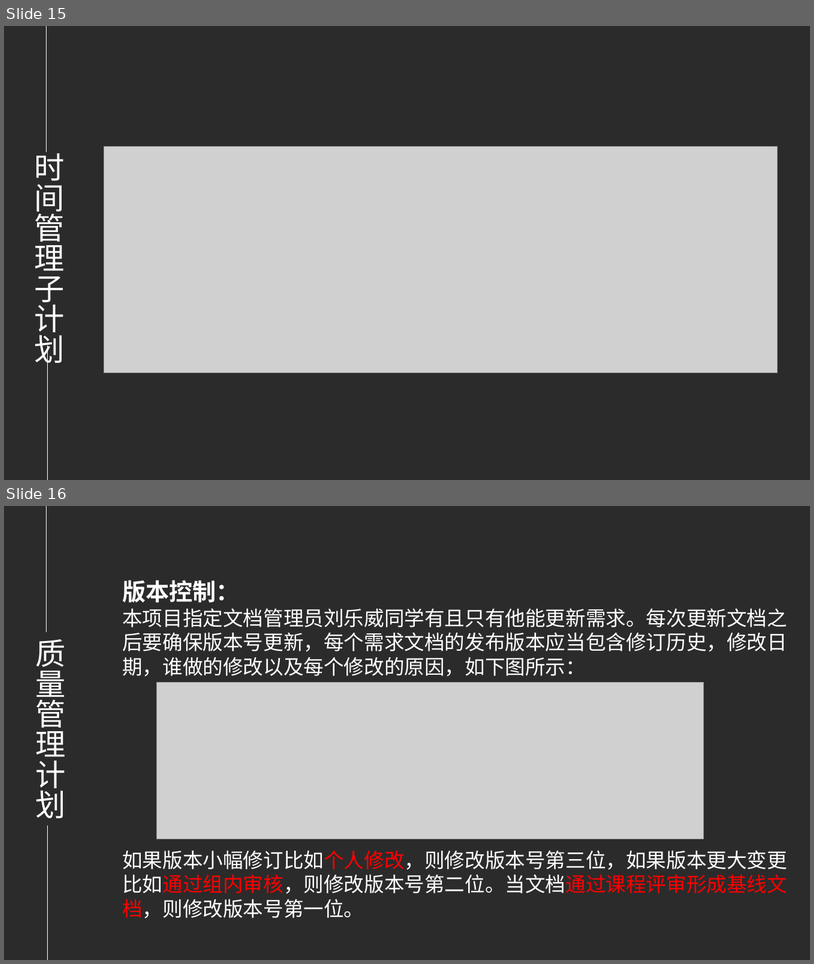
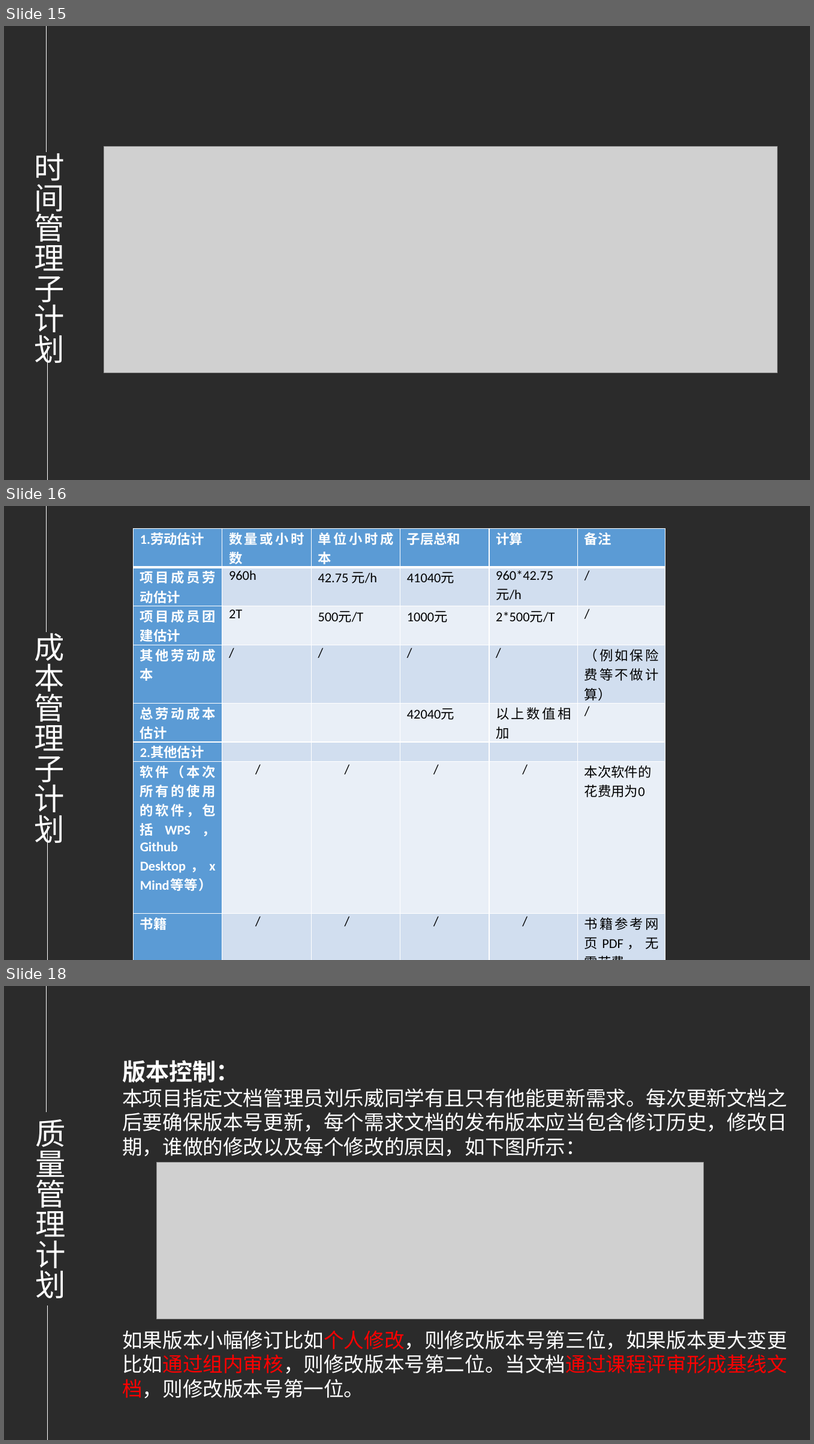
Before and after one commit to PRD-2018-G04/PRD-2018-G04, a slide deck: G04项目组/受控文档/项目计划/PRD2018-G04-需求工程项目计划PPT.pptx. Shown one above the other, each under a label of ours: slides 15 and 16 before the commit, slides 15, 16 and 18 after it; the slides between them are not shown. The pictures are 814x964 and 814x1444 pixels, drawn with LibreOffice and Linux fonts; fonts in the diff are those of the drawing; grey boxes stand for pictures; background and template pictures are left out; a plain dark background stands for a picture behind light text. Boxes give left, top, right and bottom in pixels: in the first picture for what was removed or moved away, otherwise in the second. Text is boxed around its words. In the diff, an @@ line names an element or a change of style, - is before the commit and + after.

```diff
--- a/G04项目组/受控文档/项目计划/PRD2018-G04-需求工程项目计划PPT.pptx
+++ b/G04项目组/受控文档/项目计划/PRD2018-G04-需求工程项目计划PPT.pptx
@@ slide 16 added at bbox=[4, 506, 810, 960], background picture (left out) @@
@@ line added from (46, 506) to (46, 633), #FFFFFF 0.5 pt @@
@@ table added at bbox=[134, 528, 666, 951], 9 rows, 6 columns @@
+1.劳动估计 | 数量或小时数 | 单位小时成本 | 子层总和 | 计算 | 备注
+项目成员劳动估计 | 960h | 42.75 元/h | 41040元 | 960*42.75元/h | /
+项目成员团建估计 | 2T | 500元/T | 1000元 | 2*500元/T | /
+其他劳动成本 | / | / | / | / | （例如保险费等不做计算）
+总劳动成本估计 |  |  | 42040元 | 以上数值相加 | /
+2.其他估计 |  |  |  |  | 
+软件（本次所有的使用的软件，包括WPS，Github / Desktop，x Mind等等） | / | / | / | / | 本次软件的花费用为0
+书籍 | / | / | / | / | 书籍参考网页PDF，无需花费。
+其他的花费 | / | / | / | / | 暂无。
@@ text added at bbox=[35, 628, 65, 848], 36 pt, text #FFFFFF @@
+成本管理子计划
@@ line added from (48, 825) to (48, 960), #FFFFFF 0.5 pt @@
@@ what was slide 16 is now slide 18 @@
```
Also in this commit, not shown: 8 slides changed, 7 other slides added, 1 slide removed, 23 other files.
